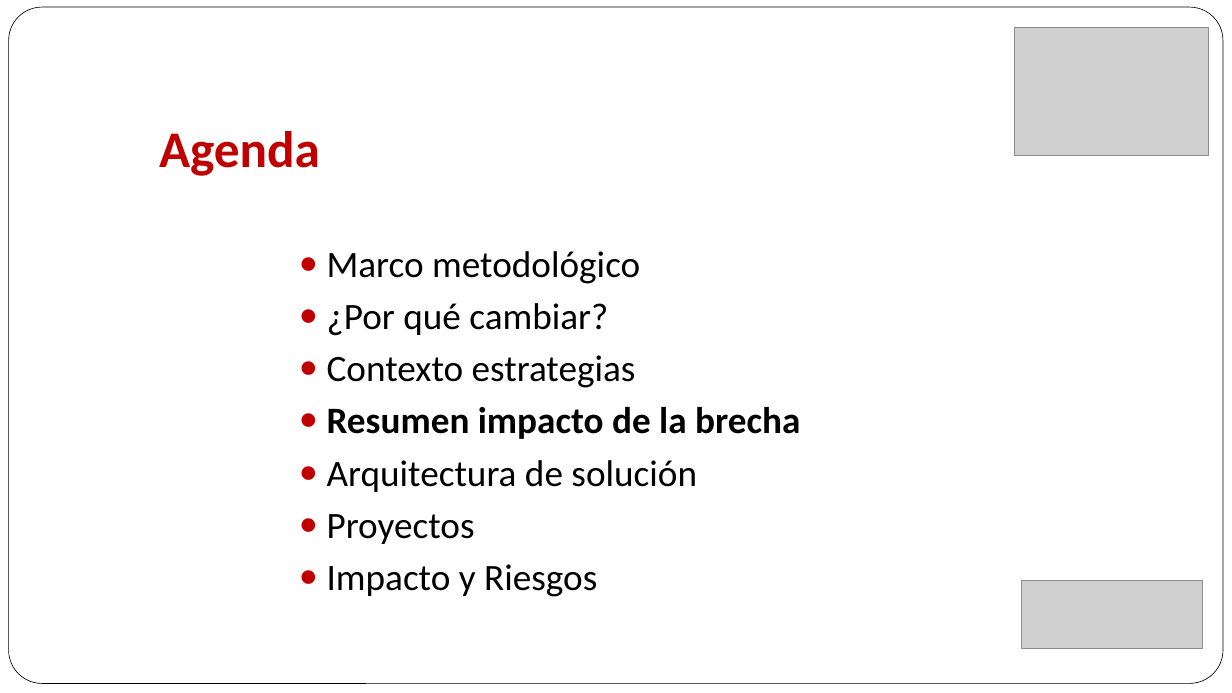
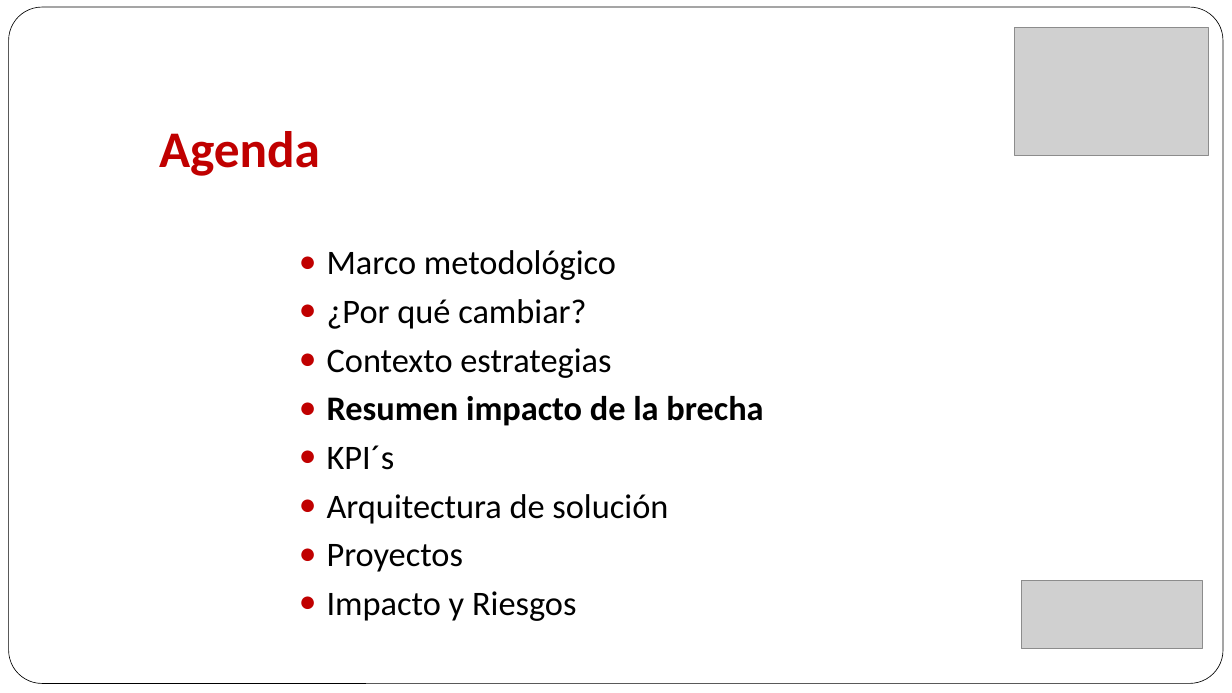
Before and after one commit to gaudisolutions/ecos, a slide deck: slide 8 of Proyecto I/Presentación/Arquitectura Objetivo MPLA.pptx. Drawn at 1232x693 pixels with LibreOffice and Linux fonts; fonts in the diff are those of the drawing; grey boxes stand for pictures. Boxes give left, top, right and bottom in pixels: in the first picture for what was removed or moved away, otherwise in the second. Text is boxed around its words. In the diff, an @@ line names an element or a change of style, - is before the commit and + after.

Commit message:
Se corrige en el documento la suma de la duración de los proyectos incluidos en el alcance de la solución. Se incluyen KPI´s en la presentación y en el guión

```diff
--- a/Proyecto I/Presentación/Arquitectura Objetivo MPLA.pptx
+++ b/Proyecto I/Presentación/Arquitectura Objetivo MPLA.pptx
@@ text at [327, 250, 763, 621]: size 29 to 26.8 pt @@
@@ text at [327, 445, 395, 470]: paragraph added @@
+● KPI´s
```
Also in this commit, not shown: 7 other slides changed, 2 slides added, 2 other files.
